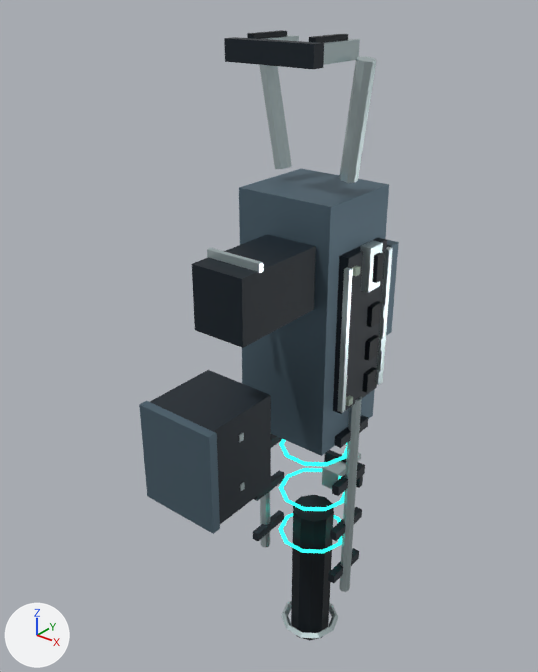
Two versions of the Blender file tools/godot-weapons/blender-art/masters/world-0.blend, one commit apart.
One viewpoint serves both versions: a 50 mm camera at (0.655, -0.946, 0.383) aimed at (-0.06, -0.053, -0.171). Every picture has the same lights, and +X, +Y and +Z are marked at lower left. The picture after the commit comes second.

Objects in the first picture: 'barrel-assembly-cavity', 'body-cavity', 'body-dark', 'body-glow', 'body-light', 'body-rubber', 'body-trim', 'bolt-trim', 'feed-dark', 'feed-light' and 3 more.
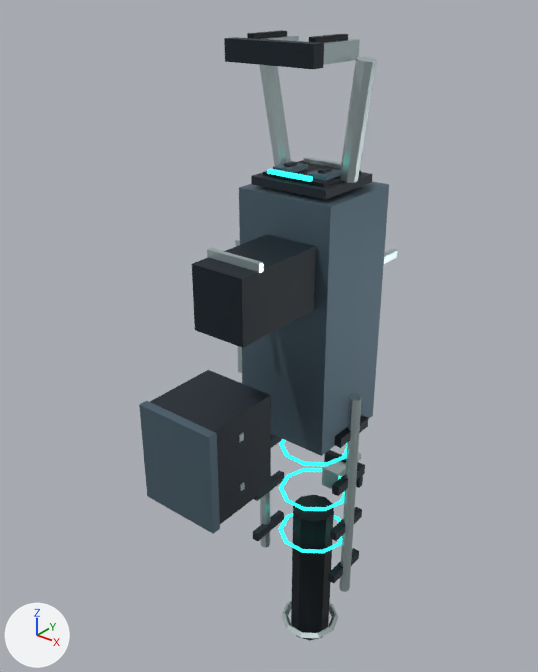
Where the newer file only moved an object's origin or applied its transform, the numbers keep the older frame.

Boxes (x1, y1, x2, y2) around the edits, measured in the pictures (538 x 672 px; the box of a moved part takes in the faces that stretch with it):
'body-light', reshaped (6% narrower)
    before: (239, 169, 399, 456)
    after: (239, 162, 389, 456)
'body-trim', reshaped
    before: (207, 35, 393, 638)
    after: (207, 35, 397, 638)
'body-dark', reshaped
    before: (253, 238, 387, 583)
    after: (251, 161, 372, 583)
'body-cavity', reshaped, moved
    before: (247, 30, 382, 393)
    after: (247, 30, 361, 187)
'body-glow', reshaped
    before: (279, 439, 347, 553)
    after: (267, 169, 347, 553)
part 1 of me_cube_052, moved or reshaped (not visible afterwards)
    before: (386, 239, 399, 336)
part 2 of me_cube_052, added
    after: (273, 162, 308, 173)
part 3 of me_cube_052, added
    after: (307, 168, 340, 181)
part 4 of me_cube_053, moved or reshaped (not visible afterwards)
    before: (333, 238, 387, 414)
part 5 of me_cube_053, added
    after: (251, 172, 372, 200)
part 6 of me_cube_053, added
    after: (284, 161, 297, 167)
part 7 of me_cube_053, added
    after: (318, 167, 332, 174)
part 8 of me_cube_055, moved or reshaped (not visible afterwards)
    before: (376, 247, 393, 385)
part 9 of me_cube_055, moved or reshaped
    before: (337, 267, 353, 413)
    after: (235, 239, 242, 373)
part 10 of me_cube_055, moved or reshaped (not visible afterwards)
    before: (376, 370, 381, 383)
part 11 of me_cube_055, moved or reshaped (not visible afterwards)
    before: (378, 338, 383, 352)
part 12 of me_cube_055, moved or reshaped (not visible afterwards)
    before: (381, 304, 386, 319)
part 13 of me_cube_055, added
    after: (304, 157, 341, 169)
part 14 of me_cube_057, added (black)
    after: (263, 160, 361, 187)
part 15 of me_cube_066, added
    after: (267, 169, 313, 182)
part 16 of me_cube_079, moved or reshaped (not visible afterwards)
    before: (360, 240, 383, 293)

Diff of the bpy script that builds the scene:
```diff
--- a/tools/godot-weapons/blender-art/masters/world-0.blend.py
+++ b/tools/godot-weapons/blender-art/masters/world-0.blend.py
@@ me_cube_052 @@
 # used by ob_body_light; parent = ob_body; location = (0.0, -0.015, -0.12)
-me_cube_052.from_pydata(...)  # 32 vertices, 24 faces; spans x -0.085..0.103, y -0.08..0.143, z -0.21..0.21
+me_cube_052.from_pydata(...)  # 48 vertices, 36 faces; spans x -0.103..0.085, y -0.08..0.143, z -0.21..0.24
+# me_cube_052 part 1: the loose piece of 8 vertices spanning x 0.063..0.103, y 0.068..0.091, z -0.043..0.117 is moved by (-0.166, 0.0, 0.0)
+# me_cube_052 part 2: a new loose piece, a box spanning x -0.049..-0.015, y -0.0415..0.0015, z 0.2335..0.2405, in mat_light (blue #617886)
+# me_cube_052 part 3: a new loose piece, a box spanning x 0.015..0.049, y -0.0415..0.0015, z 0.2335..0.2405, in mat_light (blue #617886)
 me_cube_052.materials.append(mat_light)
@@ me_cube_053 @@
 # used by ob_body_dark; parent = ob_body; location = (0.0, 0.049, -0.12)
-me_cube_053.from_pydata(...)  # 96 vertices, 72 faces; spans x -0.097..0.102, y -0.116..0.069, z -0.509..0.17
+me_cube_053.from_pydata(...)  # 120 vertices, 90 faces; spans x -0.102..0.097, y -0.133..0.069, z -0.509..0.244
+# me_cube_053 part 4: the loose piece of 8 vertices spanning x 0.084..0.102, y -0.116..-0.008, z -0.136..0.13 is moved by (-0.186, 0.0, 0.0)
+# me_cube_053 part 5: a new loose piece, a box spanning x -0.068..0.068, y -0.133..-0.008, z 0.215..0.229, in mat_dark (dark blue #202b34)
+# me_cube_053 part 6: a new loose piece, a box spanning x -0.037..-0.027, y -0.0945..-0.0735, z 0.2395..0.2445, in mat_dark (dark blue #202b34)
+# me_cube_053 part 7: a new loose piece, a box spanning x 0.027..0.037, y -0.0945..-0.0735, z 0.2395..0.2445, in mat_dark (dark blue #202b34)
 me_cube_053.materials.append(mat_dark)
@@ me_cube_055 @@
 # used by ob_body_trim; parent = ob_body; location = (0.104, 0.043, -0.125)
-me_cube_055.from_pydata(...)  # 216 vertices, 162 faces; spans x -0.211..0.01, y -0.272..0.139, z -0.712..0.428
+me_cube_055.from_pydata(...)  # 224 vertices, 168 faces; spans x -0.218..0.003, y -0.272..0.139, z -0.712..0.428
+# me_cube_055 part 8: the loose piece of 8 vertices spanning x -0.004..0.004, y -0.005..0.005, z -0.121..0.121 is moved by (-0.208, 0.0, 0.0)
+# me_cube_055 part 9: the loose piece of 8 vertices spanning x -0.004..0.005, y -0.12..-0.111, z -0.121..0.121 is moved by (-0.21, 0.0, 0.0)
+# me_cube_055 part 10: the loose piece of 8 vertices spanning x 0.004..0.01, y -0.019..-0.013, z -0.111..-0.089 is moved by (-0.222, 0.0, 0.0)
+# me_cube_055 part 11: the loose piece of 8 vertices spanning x 0.004..0.01, y -0.019..-0.013, z -0.051..-0.029 is moved by (-0.222, 0.0, 0.0)
+# me_cube_055 part 12: the loose piece of 8 vertices spanning x 0.004..0.01, y -0.019..-0.013, z 0.009..0.031 is moved by (-0.222, 0.0, 0.0)
+# me_cube_055 part 13: a new loose piece, a box spanning x -0.151..-0.057, y -0.0235..-0.0145, z 0.239..0.245, in mat_trim (light grey #c5d6d8)
 me_cube_055.materials.append(mat_trim)
@@ me_cube_057 @@
 # used by ob_body_cavity; parent = ob_body; location = (0.105, 0.009, -0.225)
-me_cube_057.from_pydata(...)  # 56 vertices, 42 faces; spans x -0.163..0.005, y -0.112..0.031, z -0.017..0.535
+me_cube_057.from_pydata(...)  # 64 vertices, 48 faces; spans x -0.005..0.163, y -0.112..0.031, z -0.017..0.535
+# me_cube_057 part 14: a new loose piece, a box spanning x 0.049..0.161, y -0.081..0.019, z 0.333..0.339, in mat_cavity (black #09151d)
+# other edits to the shape of me_cube_057 do not show in these pictures
 me_cube_057.materials.append(mat_cavity)
@@ me_cube_066 @@
 # used by ob_body_glow; parent = ob_body; location = (0.091, 0.079, -0.083)
-me_cube_066.from_pydata(...)  # 128 vertices, 126 faces; spans x -0.159..0.006, y -0.133..0.004, z -0.521..0.058
+me_cube_066.from_pydata(...)  # 136 vertices, 132 faces; spans x -0.188..-0.023, y -0.162..0.004, z -0.521..0.205
+# me_cube_066 part 15: a new loose piece, a box spanning x -0.13..-0.052, y -0.1615..-0.1545, z 0.199..0.205, in mat_glow (cyan #21d9c7, glowing cyan #21d9c7)
+# other edits to the shape of me_cube_066 do not show in these pictures
 me_cube_066.materials.append(mat_glow)
@@ me_cube_079 @@
 # used by ob_bolt_trim; parent = ob_bolt; location = (0.069, -0.006, -0.135)
-me_cube_079.from_pydata(...)  # 16 vertices, 12 faces; spans x -0.009..0.046, y -0.023..0.017, z -0.065..0.153
+me_cube_079.from_pydata(...)  # 16 vertices, 12 faces; spans x -0.184..0.009, y -0.023..0.017, z -0.065..0.153
+# me_cube_079 part 16: the loose piece of 8 vertices spanning x 0.028..0.046, y -0.023..0.011, z 0.082..0.153 is moved by (-0.212, 0.0, 0.0)
 me_cube_079.materials.append(mat_trim)
@@ ob_body_cavity @@
 ob_body_cavity.parent = ob_body
-ob_body_cavity.location = (0.105, 0.009, -0.225)
+ob_body_cavity.location = (-0.105, 0.009, -0.225)
```
